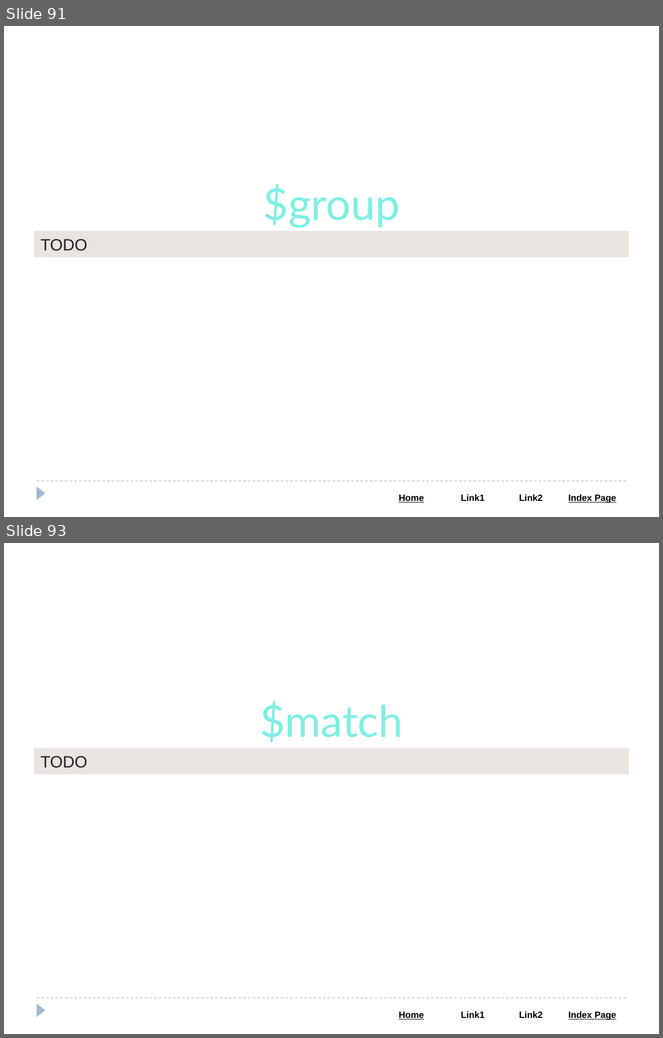
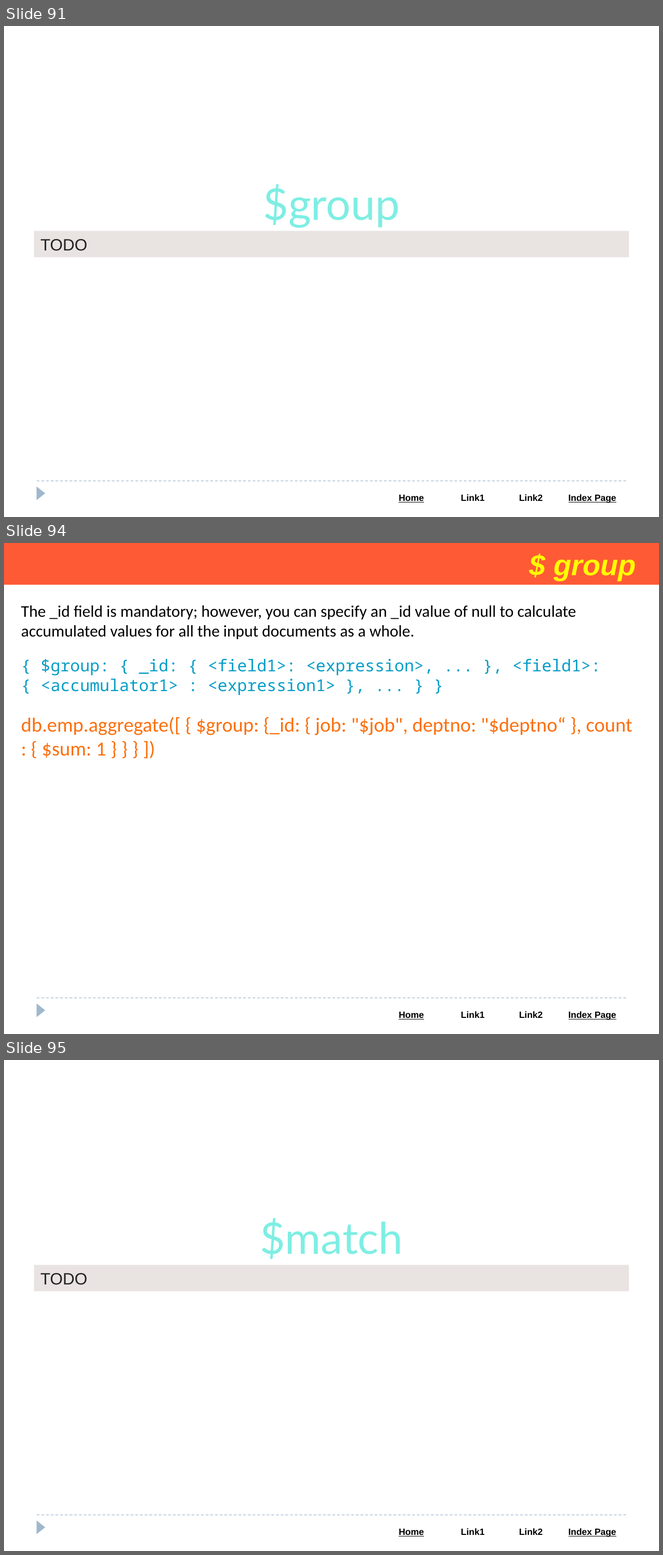
Before and after one commit to Saleel-Bagde/PPT-s, a slide deck: MongoDB PPT.pptx. Shown one above the other, each under a label of ours: slides 91 and 93 before the commit, slides 91, 94 and 95 after it; the slides between them are not shown. The pictures are 663x1038 and 663x1555 pixels, drawn with LibreOffice and Linux fonts; fonts in the diff are those of the drawing. Boxes give left, top, right and bottom in pixels: in the first picture for what was removed or moved away, otherwise in the second. Text is boxed around its words. In the diff, an @@ line names an element or a change of style, - is before the commit and + after.

```diff
--- a/MongoDB PPT.pptx
+++ b/MongoDB PPT.pptx
@@ slide 94 added at box(4, 543, 659, 1034), background #FFFFFF; not listed: 3 template elements that a slide beside it also shows @@
@@ rectangle added at box(4, 543, 659, 585), fill #FF5A36, 32 pt, text #FFFF00, bold, italic @@
+$ group
@@ text added at box(21, 605, 577, 639), 18 pt, text #000000 @@
+The _id field is mandatory; however, you can specify an _id value of null to calculate accumulated values for all the input documents as a whole.
@@ text added at box(41, 659, 601, 695), 18 pt, text #049DC8 @@
+{ $group: { _id: { <field1>: <expression>, ... }, <field1>: { <accumulator1> : <expression1> }, ... } }
@@ text added at box(21, 717, 633, 758), 22 pt, text #FC6F0D @@
+db.emp.aggregate([ { $group: {_id: { job: "$job", deptno: "$deptno“ }, count : { $sum: 1 } } } ])
@@ what was slide 93 is now slide 95 @@
```
Also in this commit, not shown: 1 slide changed, 1 other slide added.
